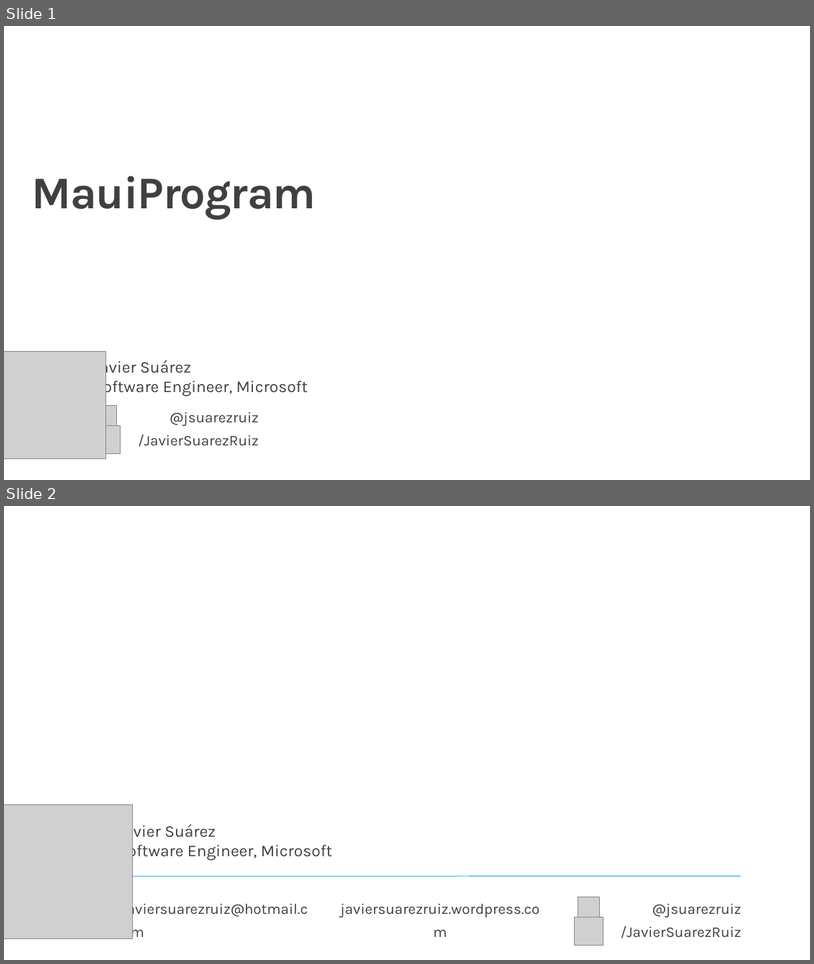
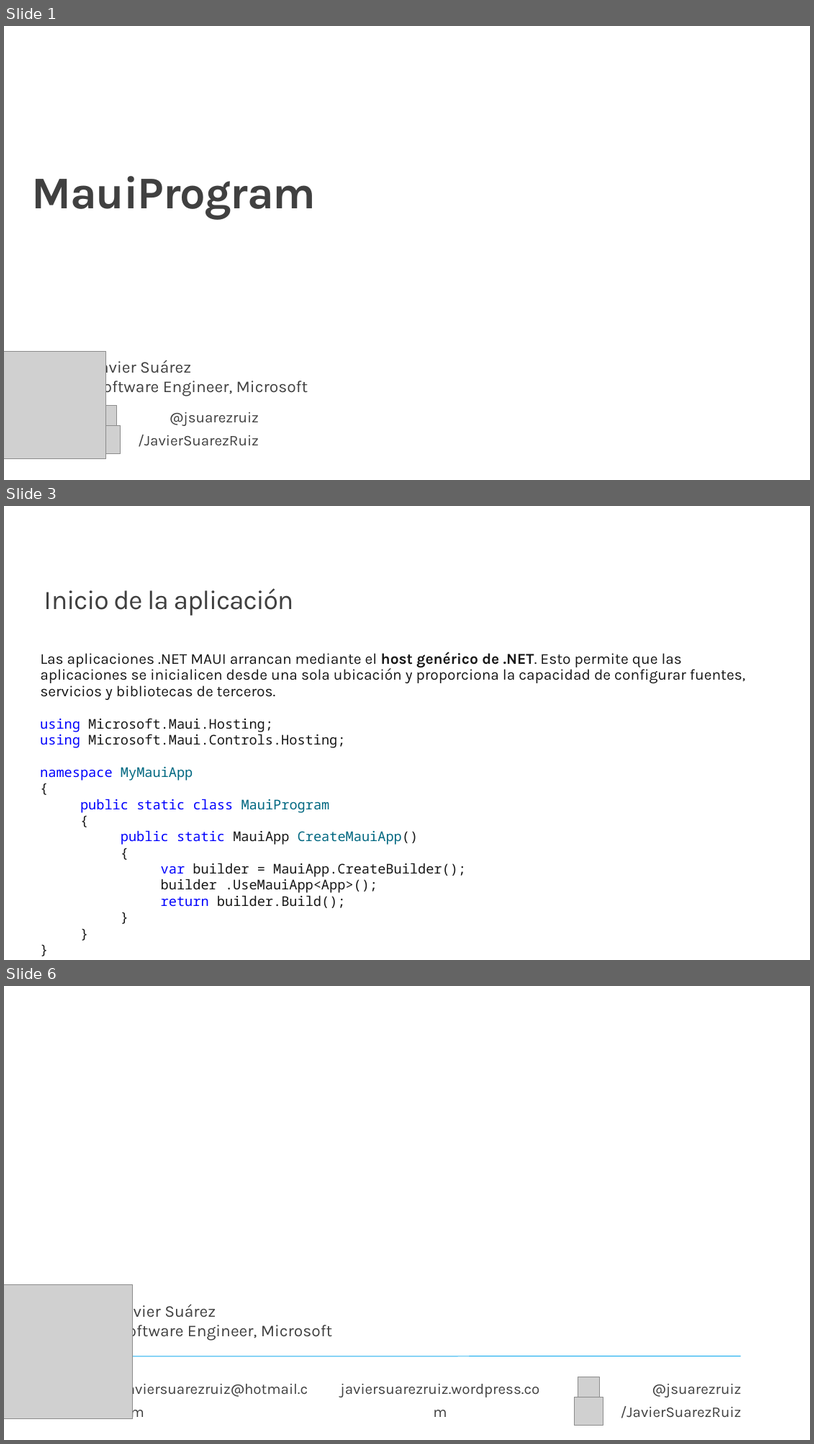
Before and after one commit to jsuarezruiz/taller-dotnet-maui, a slide deck: Bloque 3 - Creación de primera App/Taller13 - MauiProgram.pptx. Shown one above the other, each under a label of ours: slides 1 and 2 before the commit, slides 1, 3 and 6 after it; the slides between them are not shown. The pictures are 814x964 and 814x1444 pixels, drawn with LibreOffice and Linux fonts; fonts in the diff are those of the drawing; grey boxes stand for pictures; background and template pictures are left out. Boxes give left, top, right and bottom in pixels: in the first picture for what was removed or moved away, otherwise in the second. Text is boxed around its words. In the diff, an @@ line names an element or a change of style, - is before the commit and + after.

```diff
--- a/Bloque 3 - Creación de primera App/Taller13 - MauiProgram.pptx
+++ b/Bloque 3 - Creación de primera App/Taller13 - MauiProgram.pptx
@@ slide 3 added at (x1=4, y1=506, x2=810, y2=960), background #FFFFFF @@
@@ title added at (x1=44, y1=588, x2=294, y2=615), 32 pt, text #404040 @@
+Inicio de la aplicación
@@ text added at (x1=40, y1=651, x2=746, y2=700), 18 pt, text #171717 @@
+Las aplicaciones .NET MAUI arrancan mediante el host genérico de .NET. Esto permite que las aplicaciones se inicialicen desde una sola ubicación y proporciona la capacidad de configurar fuentes, servicios y bibliotecas de terceros.
@@ text added at (x1=40, y1=718, x2=466, y2=908), 16 pt, text #171717 @@
+using Microsoft.Maui.Hosting;
+using Microsoft.Maui.Controls.Hosting;
+namespace MyMauiApp
+{
+public static class MauiProgram
+{
+public static MauiApp CreateMauiApp()
+{
+var builder = MauiApp.CreateBuilder();
+builder .UseMauiApp<App>();
+return builder.Build();
+}
+}
+}
@@ what was slide 2 is now slide 6 @@
```
Also in this commit, not shown: 3 other slides added.
